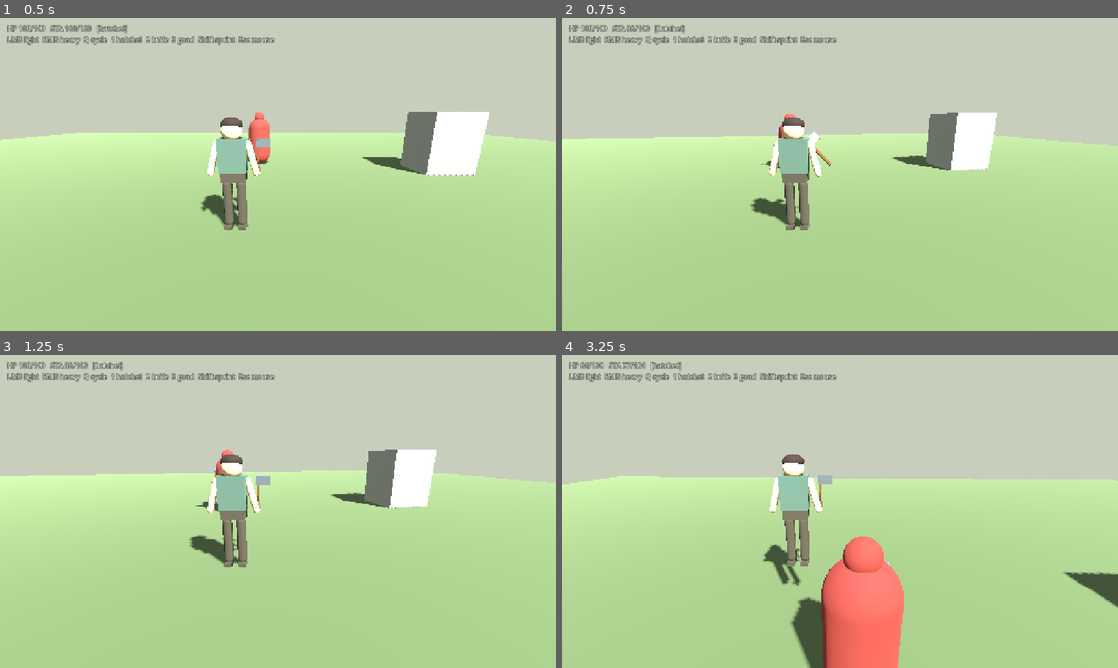
Above: before the commit, frames 1-4 (two rows, left to right).
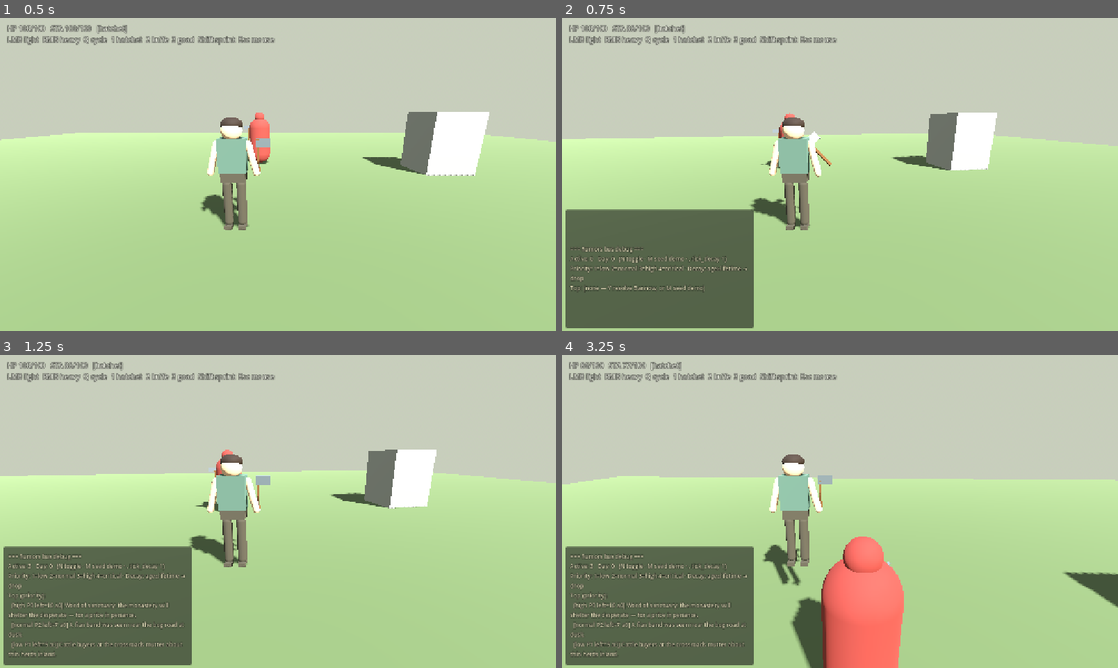
Above: after the commit, the same moments.

Repository: fortins4/devPlayground
Game: Godot game, scene res://scenes/main/main.tscn
Same seed, same stepped clock (60 frames per second), same inputs: the game is played once before the commit and once after it.
Inputs (mouse positions are in pixels of both pictures, inside the frame that each line leads up to):
- Up to frame 1 (0.5 s): no input
- Up to frame 2 (0.75 s): tap Enter at 0.5 s; move the mouse to (867, 174) at 0.52 s; hold W (move_forward) from 0.53 s (still down); tap N at 0.6 s; click (867, 174) at 0.67 s
- Up to frame 3 (1.25 s): keep holding W (move_forward); tap Space (jump) at 0.77 s; tap M at 0.8 s
- Up to frame 4 (3.25 s): keep holding W (move_forward); move the mouse to (812, 511) at 1.27 s; tap M at 1.35, 2.3 s; tap Space (jump) at 1.52, 3.02 s; tap N at 1.55, 3.05 s; move the mouse to (851, 505) at 2.02 s; hold Right mouse button (attack_heavy) 2.03-2.78 s; move the mouse to (834, 517) at 2.77 s; click (834, 517) at 2.85 s

Frame 1 is identical in both runs. In frame 2, 13% of the frame differs, in the area x 0-35%, y 61-100%; in frame 3, 13%; in frame 4, 13%.

Commit message:
feat(rumors): polish bus API — priority/decay, list/filter, F5 debug
Clarify priority ladder and decay lifetime helpers; expose list_recent,
filter_rumors, tick_decay return, and Godot-friendly query helpers.
Keep timeline/honor/faction emit hooks; add bottom-left Rumors debug HUD
(N/M/,) that does not fight Honor or Timeline panels. Docs in
systems/rumors/README.md. Local branch only — ready for later merge.

Diff:
--- a/scenes/main/main.tscn
+++ b/scenes/main/main.tscn
@@ -1,10 +1,11 @@
-[gd_scene load_steps=12 format=3 uid="uid://cq8riochtmain0001"]
+[gd_scene load_steps=13 format=3 uid="uid://cq8riochtmain0001"]
 
 [ext_resource type="PackedScene" uid="uid://bq8riochtplayer01" path="res://scenes/characters/player/player.tscn" id="1_player"]
 [ext_resource type="PackedScene" uid="uid://cq8riochtdummy01" path="res://scenes/characters/npcs/dummy_fighter.tscn" id="2_dummy"]
 [ext_resource type="PackedScene" uid="uid://cq8riochthud0001" path="res://scenes/ui/combat_hud.tscn" id="3_hud"]
 [ext_resource type="PackedScene" uid="uid://cq8riochttimdbg01" path="res://scenes/ui/timeline_debug_hud.tscn" id="4_timeline_dbg"]
 [ext_resource type="PackedScene" uid="uid://cq8riochthonrdbg01" path="res://scenes/ui/honor_debug_hud.tscn" id="5_honor_dbg"]
+[ext_resource type="PackedScene" uid="uid://cq8riochtrumdbg01" path="res://scenes/ui/rumors_debug_hud.tscn" id="6_rumors_dbg"]
 
 [sub_resource type="ProceduralSkyMaterial" id="ProceduralSkyMaterial_sky"]
 sky_top_color = Color(0.45, 0.55, 0.65, 1)
@@ -73,3 +74,5 @@
 [node name="TimelineDebugHUD" parent="." instance=ExtResource("4_timeline_dbg")]
 
 [node name="HonorDebugHUD" parent="." instance=ExtResource("5_honor_dbg")]
+
+[node name="RumorsDebugHUD" parent="." instance=ExtResource("6_rumors_dbg")]
--- /dev/null
+++ b/scenes/ui/rumors_debug_hud.tscn
@@ -0,0 +1,44 @@
+[gd_scene load_steps=2 format=3 uid="uid://cq8riochtrumdbg01"]
+
+[ext_resource type="Script" path="res://scripts/ui/rumors_debug_hud.gd" id="1_dbg"]
+
+[node name="RumorsDebugHUD" type="CanvasLayer"]
+layer = 22
+script = ExtResource("1_dbg")
+
+[node name="Margin" type="MarginContainer" parent="."]
+anchors_preset = 2
+anchor_left = 0.0
+anchor_top = 1.0
+anchor_right = 0.0
+anchor_bottom = 1.0
+offset_left = 8.0
+offset_top = -280.0
+offset_right = 440.0
+offset_bottom = -8.0
+grow_horizontal = 1
+grow_vertical = 0
+theme_override_constants/margin_left = 0
+theme_override_constants/margin_top = 0
+theme_override_constants/margin_right = 0
+theme_override_constants/margin_bottom = 0
+
+[node name="Panel" type="PanelContainer" parent="Margin"]
+layout_mode = 2
+visible = false
+
+[node name="Margin" type="MarginContainer" parent="Margin/Panel"]
+layout_mode = 2
+theme_override_constants/margin_left = 10
+theme_override_constants/margin_top = 8
+theme_override_constants/margin_right = 10
+theme_override_constants/margin_bottom = 8
+
+[node name="Label" type="Label" parent="Margin/Panel/Margin"]
+layout_mode = 2
+theme_override_colors/font_color = Color(0.88, 0.86, 0.72, 1)
+theme_override_colors/font_outline_color = Color(0, 0, 0, 0.8)
+theme_override_constants/outline_size = 3
+theme_override_font_sizes/font_size = 13
+text = "Rumors debug (N)"
+autowrap_mode = 3
--- a/scripts/autoload/rumors.gd
+++ b/scripts/autoload/rumors.gd
@@ -1,19 +1,39 @@
 extends Node
 ## World news bus for offscreen events and opportunity hooks.
 ##
-## Priority + decay keep the bus useful (docs/SCOPE.md). Emit from timeline,
-## honor, and faction stubs when those systems fire.
+## Priority (high→low sort) + decay (age vs lifetime) keep the bus useful
+## (docs/SCOPE.md). Emitters: WorldClock event resolve, Honor swings,
+## Faction attitude spikes — see systems/rumors/README.md.
 
 signal rumor_added(rumor_id: StringName)
 signal rumor_expired(rumor_id: StringName)
-
+signal rumors_decayed(expired_ids: Array)
+
+## Priority ladder (higher = more urgent). Bus sorts CRITICAL → LOW.
 const PRIORITY_LOW: int = 1
 const PRIORITY_NORMAL: int = 2
 const PRIORITY_HIGH: int = 3
 const PRIORITY_CRITICAL: int = 4
 
-## Active rumor dictionaries (see add_rumor).
+const PRIORITY_LABELS := {
+	PRIORITY_LOW: "low",
+	PRIORITY_NORMAL: "normal",
+	PRIORITY_HIGH: "high",
+	PRIORITY_CRITICAL: "critical",
+}
+
+## Soft cap so the bus cannot grow without bound in long plays.
+const MAX_ACTIVE_RUMORS: int = 32
+
+## Active rumor dictionaries (see add_rumor / rumor_schema).
 var active_rumors: Array[Dictionary] = []
+
+## Ring of recently expired ids (debug / UI toast hooks).
+var recently_expired: Array[StringName] = []
+const MAX_RECENTLY_EXPIRED: int = 8
+
+## When true, Rumors debug HUD may poll get_debug_text() cheaply.
+var debug_visible: bool = false
 
 
 func _ready() -> void:
@@ -25,7 +45,32 @@
 	tick_decay(1)
 
 
-## Add or refresh a rumor. higher priority wins; decay_days is lifetime on the bus.
+## Schema keys for each rumor dict:
+##   id, text, source_event, heard, priority, decay_days, age_days, added_day
+func rumor_schema_keys() -> PackedStringArray:
+	return PackedStringArray([
+		"id", "text", "source_event", "heard",
+		"priority", "decay_days", "age_days", "added_day",
+	])
+
+
+func priority_label(priority: int) -> String:
+	return str(PRIORITY_LABELS.get(priority, "normal"))
+
+
+func clamp_priority(priority: int) -> int:
+	return clampi(priority, PRIORITY_LOW, PRIORITY_CRITICAL)
+
+
+## Days left before expiry (0 = expires on next tick_decay).
+func days_remaining(rumor: Dictionary) -> int:
+	var life := maxi(1, int(rumor.get("decay_days", 7)))
+	var age := maxi(0, int(rumor.get("age_days", 0)))
+	return maxi(0, life - age)
+
+
+## Add or refresh a rumor. Higher priority wins on refresh; decay_days is lifetime.
+## age_days resets to 0 on refresh (word is fresh again).
 func add_rumor(
 	rumor_id: StringName,
 	text: String,
@@ -33,6 +78,9 @@
 	priority: int = PRIORITY_NORMAL,
 	decay_days: int = 7
 ) -> void:
+	priority = clamp_priority(priority)
+	decay_days = maxi(1, decay_days)
+	var added_day := _day_stamp()
 	for rumor in active_rumors:
 		if rumor.get("id") == rumor_id:
 			rumor["text"] = text
@@ -40,6 +88,7 @@
 			rumor["priority"] = maxi(int(rumor.get("priority", PRIORITY_NORMAL)), priority)
 			rumor["decay_days"] = maxi(int(rumor.get("decay_days", decay_days)), decay_days)
 			rumor["age_days"] = 0
+			rumor["added_day"] = added_day
 			_sort_by_priority()
 			rumor_added.emit(rumor_id)
 			return
@@ -49,38 +98,222 @@
 		"source_event": source_event,
 		"heard": false,
 		"priority": priority,
-		"decay_days": maxi(1, decay_days),
+		"decay_days": decay_days,
 		"age_days": 0,
+		"added_day": added_day,
 	}
 	active_rumors.append(entry)
+	_trim_overflow()
 	_sort_by_priority()
 	rumor_added.emit(rumor_id)
 
 
-func mark_heard(rumor_id: StringName) -> void:
+func mark_heard(rumor_id: StringName) -> bool:
 	for rumor in active_rumors:
 		if rumor.get("id") == rumor_id:
 			rumor["heard"] = true
-			return
-
-
-func tick_decay(days: int = 1) -> void:
+			return true
+	return false
+
+
+func get_rumor(rumor_id: StringName) -> Dictionary:
+	for rumor in active_rumors:
+		if rumor.get("id") == rumor_id:
+			return rumor.duplicate(true)
+	return {}
+
+
+func has_rumor(rumor_id: StringName) -> bool:
+	for rumor in active_rumors:
+		if rumor.get("id") == rumor_id:
+			return true
+	return false
+
+
+func count_active() -> int:
+	return active_rumors.size()
+
+
+## Advance age; drop rumors where age_days >= decay_days.
+## Returns expired ids. Prefer WorldClock.day_advanced wiring; call explicitly for tests.
+func tick_decay(days: int = 1) -> Array[StringName]:
+	days = maxi(0, days)
+	if days == 0:
+		return [] as Array[StringName]
+	var expired_ids: Array[StringName] = []
 	var remaining: Array[Dictionary] = []
 	for rumor in active_rumors:
 		rumor["age_days"] = int(rumor.get("age_days", 0)) + days
 		if int(rumor.get("age_days", 0)) >= int(rumor.get("decay_days", 7)):
-			rumor_expired.emit(rumor.get("id"))
+			var rid: StringName = rumor.get("id")
+			expired_ids.append(rid)
+			_record_expired(rid)
+			rumor_expired.emit(rid)
 		else:
 			remaining.append(rumor)
 	active_rumors = remaining
 	_sort_by_priority()
-
-
+	if not expired_ids.is_empty():
+		rumors_decayed.emit(expired_ids)
+	return expired_ids
+
+
+## Priority-sorted head of the bus (CRITICAL first; fresher wins ties).
 func get_top_rumors(limit: int = 5) -> Array[Dictionary]:
 	_sort_by_priority()
+	return _copy_slice(active_rumors, limit)
+
+
+## Newest-first list (by added_day desc, then age_days asc) for Godot UI feeds.
+func list_recent(limit: int = 10) -> Array[Dictionary]:
+	var sorted: Array[Dictionary] = active_rumors.duplicate()
+	sorted.sort_custom(func(a, b):
+		var da := int(a.get("added_day", 0))
+		var db := int(b.get("added_day", 0))
+		if da == db:
+			return int(a.get("age_days", 0)) < int(b.get("age_days", 0))
+		return da > db
+	)
+	return _copy_slice(sorted, limit)
+
+
+## Filter active rumors. Pass defaults to skip a criterion.
+## min_priority: inclusive floor (0 = any). source_event empty = any source.
+func filter_rumors(
+	min_priority: int = 0,
+	source_event: StringName = &"",
+	unheard_only: bool = false,
+	heard_only: bool = false
+) -> Array[Dictionary]:
+	_sort_by_priority()
 	var out: Array[Dictionary] = []
-	for i in mini(limit, active_rumors.size()):
-		out.append(active_rumors[i])
+	for rumor in active_rumors:
+		if min_priority > 0 and int(rumor.get("priority", PRIORITY_NORMAL)) < min_priority:
+			continue
+		if source_event != &"" and rumor.get("source_event") != source_event:
+			continue
+		var heard := bool(rumor.get("heard", false))
+		if unheard_only and heard:
+			continue
+		if heard_only and not heard:
+			continue
+		out.append(rumor.duplicate(true))
+	return out
+
+
+func clear_all() -> void:
+	active_rumors.clear()
+
+
+## Greybox helper — a few standing lines so F5 can exercise the bus without resolve.
+func seed_demo_rumors() -> void:
+	add_rumor(
+		&"demo_market_whisper",
+		"Cattle buyers at the crossroads mutter about thin herds inland.",
+		&"demo",
+		PRIORITY_LOW,
+		5
+	)
+	add_rumor(
+		&"demo_fian_sighting",
+		"A fían band was seen near the bog road at dusk.",
+		&"demo",
+		PRIORITY_NORMAL,
+		7
+	)
+	add_rumor(
+		&"demo_church_bell",
+		"Word of sanctuary: the monastery will shelter the desperate — for a price in penance.",
+		&"demo",
+		PRIORITY_HIGH,
+		10
+	)
+
+
+func toggle_debug_visible() -> bool:
+	debug_visible = not debug_visible
+	return debug_visible
+
+
+func set_debug_visible(visible: bool) -> void:
+	debug_visible = visible
+
+
+func to_debug_dict() -> Dictionary:
+	var top: Array = []
+	for rumor in get_top_rumors(8):
+		top.append(_rumor_debug_row(rumor))
+	var recent: Array = []
+	for rumor in list_recent(5):
+		recent.append(_rumor_debug_row(rumor))
+	var expired: Array = []
+	for rid in recently_expired:
+		expired.append(String(rid))
+	return {
+		"active_count": count_active(),
+		"debug_visible": debug_visible,
+		"top": top,
+		"recent": recent,
+		"recently_expired": expired,
+		"day": _day_stamp(),
+	}
+
+
+func get_debug_text() -> String:
+	var lines: PackedStringArray = PackedStringArray()
+	lines.append("=== Rumors bus debug ===")
+	lines.append(
+		"Active: %d   Day: %d   (N toggle · M seed demo · , tick_decay 1)" % [
+			count_active(), _day_stamp(),
+		]
+	)
+	lines.append("Priority: 1=low 2=normal 3=high 4=critical · Decay: age≥lifetime → drop")
+	var top := get_top_rumors(6)
+	if top.is_empty():
+		lines.append("Top: (none — Y resolve Bannow, or M seed demo)")
+	else:
+		lines.append("Top (priority):")
+		for rumor in top:
+			lines.append("  %s" % _format_rumor_line(rumor))
+	if not recently_expired.is_empty():
+		var ids: PackedStringArray = PackedStringArray()
+		for rid in recently_expired:
+			ids.append(String(rid))
+		lines.append("Expired lately: %s" % ", ".join(ids))
+	return "\n".join(lines)
+
+
+func _format_rumor_line(rumor: Dictionary) -> String:
+	return "[%s P%d left=%d a%d%s] %s" % [
+		priority_label(int(rumor.get("priority", PRIORITY_NORMAL))),
+		int(rumor.get("priority", PRIORITY_NORMAL)),
+		days_remaining(rumor),
+		int(rumor.get("age_days", 0)),
+		" heard" if bool(rumor.get("heard", false)) else "",
+		str(rumor.get("text", "")),
+	]
+
+
+func _rumor_debug_row(rumor: Dictionary) -> Dictionary:
+	return {
+		"id": rumor.get("id"),
+		"text": rumor.get("text"),
+		"source_event": rumor.get("source_event"),
+		"priority": rumor.get("priority"),
+		"priority_label": priority_label(int(rumor.get("priority", PRIORITY_NORMAL))),
+		"decay_days": rumor.get("decay_days"),
+		"age_days": rumor.get("age_days"),
+		"days_remaining": days_remaining(rumor),
+		"heard": rumor.get("heard"),
+		"added_day": rumor.get("added_day"),
+	}
+
+
+func _copy_slice(source: Array, limit: int) -> Array[Dictionary]:
+	var out: Array[Dictionary] = []
+	var n := mini(maxi(0, limit), source.size())
+	for i in n:
+		out.append((source[i] as Dictionary).duplicate(true))
 	return out
 
 
@@ -89,6 +322,34 @@
 		var pa := int(a.get("priority", PRIORITY_NORMAL))
 		var pb := int(b.get("priority", PRIORITY_NORMAL))
 		if pa == pb:
-			return int(a.get("age_days", 0)) < int(b.get("age_days", 0))
+			# Fresher (lower age) first; then newer added_day.
+			var aa := int(a.get("age_days", 0))
+			var ab := int(b.get("age_days", 0))
+			if aa == ab:
+				return int(a.get("added_day", 0)) > int(b.get("added_day", 0))
+			return aa < ab
 		return pa > pb
 	)
+
+
+func _trim_overflow() -> void:
+	if active_rumors.size() <= MAX_ACTIVE_RUMORS:
+		return
+	_sort_by_priority()
+	while active_rumors.size() > MAX_ACTIVE_RUMORS:
+		var dropped: Dictionary = active_rumors.pop_back()
+		var rid: StringName = dropped.get("id")
+		_record_expired(rid)
+		rumor_expired.emit(rid)
+
+
+func _record_expired(rumor_id: StringName) -> void:
+	recently_expired.push_front(rumor_id)
+	while recently_expired.size() > MAX_RECENTLY_EXPIRED:
+		recently_expired.pop_back()
+
+
+func _day_stamp() -> int:
+	if WorldClock:
+		return WorldClock.day
+	return 0
--- a/scripts/autoload/world_clock.gd
+++ b/scripts/autoload/world_clock.gd
@@ -312,7 +312,9 @@
 				"id": rumor.get("id"),
 				"text": rumor.get("text"),
 				"priority": rumor.get("priority"),
+				"priority_label": Rumors.priority_label(int(rumor.get("priority", Rumors.PRIORITY_NORMAL))),
 				"age_days": rumor.get("age_days"),
+				"days_remaining": Rumors.days_remaining(rumor),
 			})
 	return {
 		"day": day,
@@ -352,15 +354,16 @@
 			lines.append("  %s: %.1f" % [String(fid), Factions.get_attitude(fid)])
 	if Rumors:
 		var top := Rumors.get_top_rumors(4)
-		lines.append("Rumors (%d active):" % Rumors.active_rumors.size())
+		lines.append("Rumors (%d active):" % Rumors.count_active())
 		if top.is_empty():
 			lines.append("  (none)")
 		else:
 			for rumor in top:
 				lines.append(
-					"  [P%d a%d] %s" % [
+					"  [%s P%d left=%d] %s" % [
+						Rumors.priority_label(int(rumor.get("priority", Rumors.PRIORITY_NORMAL))),
 						int(rumor.get("priority", 0)),
-						int(rumor.get("age_days", 0)),
+						Rumors.days_remaining(rumor),
 						str(rumor.get("text", "")),
 					]
 				)
--- /dev/null
+++ b/scripts/ui/rumors_debug_hud.gd
@@ -0,0 +1,86 @@
+extends CanvasLayer
+## Toggleable Rumors bus readout for greybox F5 (bottom-left — avoids Honor/Timeline).
+##
+## Keys (when this node is in the tree):
+##   N — show / hide panel
+##   M — Rumors.seed_demo_rumors()
+##   , — Rumors.tick_decay(1)
+
+@onready var panel: PanelContainer = $Margin/Panel
+@onready var label: Label = $Margin/Panel/Margin/Label
+
+var _refresh_accum: float = 0.0
+const REFRESH_INTERVAL := 0.25
+
+
+func _ready() -> void:
+	layer = 22
+	visible = true
+	_apply_visibility(Rumors.debug_visible if Rumors else false)
+	if Rumors:
+		if not Rumors.rumor_added.is_connected(_on_bus):
+			Rumors.rumor_added.connect(_on_bus)
+		if not Rumors.rumor_expired.is_connected(_on_bus):
+			Rumors.rumor_expired.connect(_on_bus)
+		if not Rumors.rumors_decayed.is_connected(_on_decayed):
+			Rumors.rumors_decayed.connect(_on_decayed)
+	_refresh()
+
+
+func _process(delta: float) -> void:
+	if not visible or panel == null or not panel.visible:
+		return
+	_refresh_accum += delta
+	if _refresh_accum >= REFRESH_INTERVAL:
+		_refresh_accum = 0.0
+		_refresh()
+
+
+func _unhandled_input(event: InputEvent) -> void:
+	if event is InputEventKey and event.pressed and not event.echo:
+		match event.keycode:
+			KEY_N:
+				_toggle()
+				get_viewport().set_input_as_handled()
+			KEY_M:
+				if Rumors:
+					Rumors.seed_demo_rumors()
+					_refresh()
+				get_viewport().set_input_as_handled()
+			KEY_COMMA:
+				if Rumors:
+					Rumors.tick_decay(1)
+					_refresh()
+				get_viewport().set_input_as_handled()
+
+
+func _toggle() -> void:
+	var show := true
+	if Rumors:
+		show = Rumors.toggle_debug_visible()
+	else:
+		show = not (panel.visible if panel else false)
+	_apply_visibility(show)
+	_refresh()
+
+
+func _apply_visibility(show: bool) -> void:
+	if panel:
+		panel.visible = show
+
+
+func _on_bus(_rumor_id: StringName) -> void:
+	_refresh()
+
+
+func _on_decayed(_expired: Array) -> void:
+	_refresh()
+
+
+func _refresh() -> void:
+	if label == null:
+		return
+	if Rumors:
+		label.text = Rumors.get_debug_text()
+	else:
+		label.text = "Rumors autoload missing"
Not shown, changed: systems/rumors/README.md
